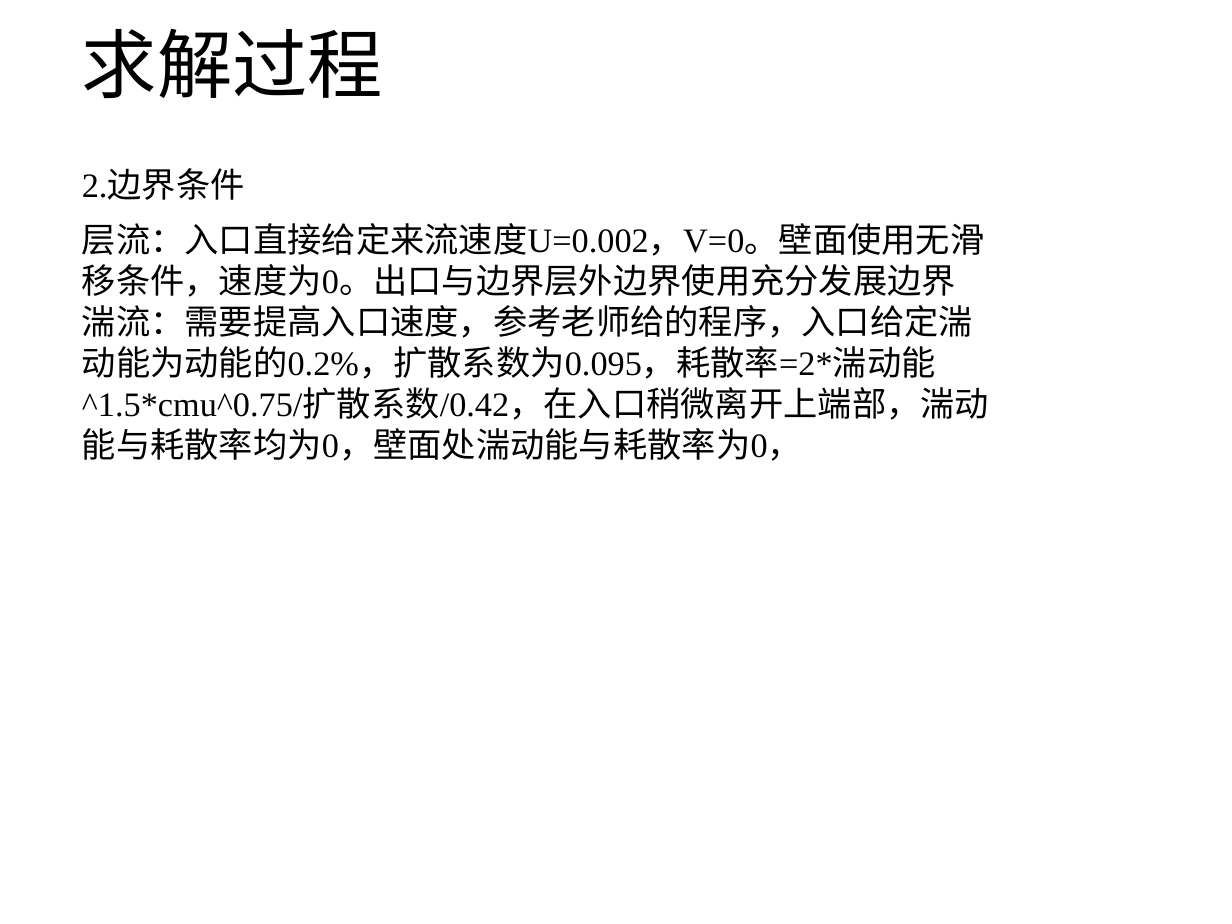
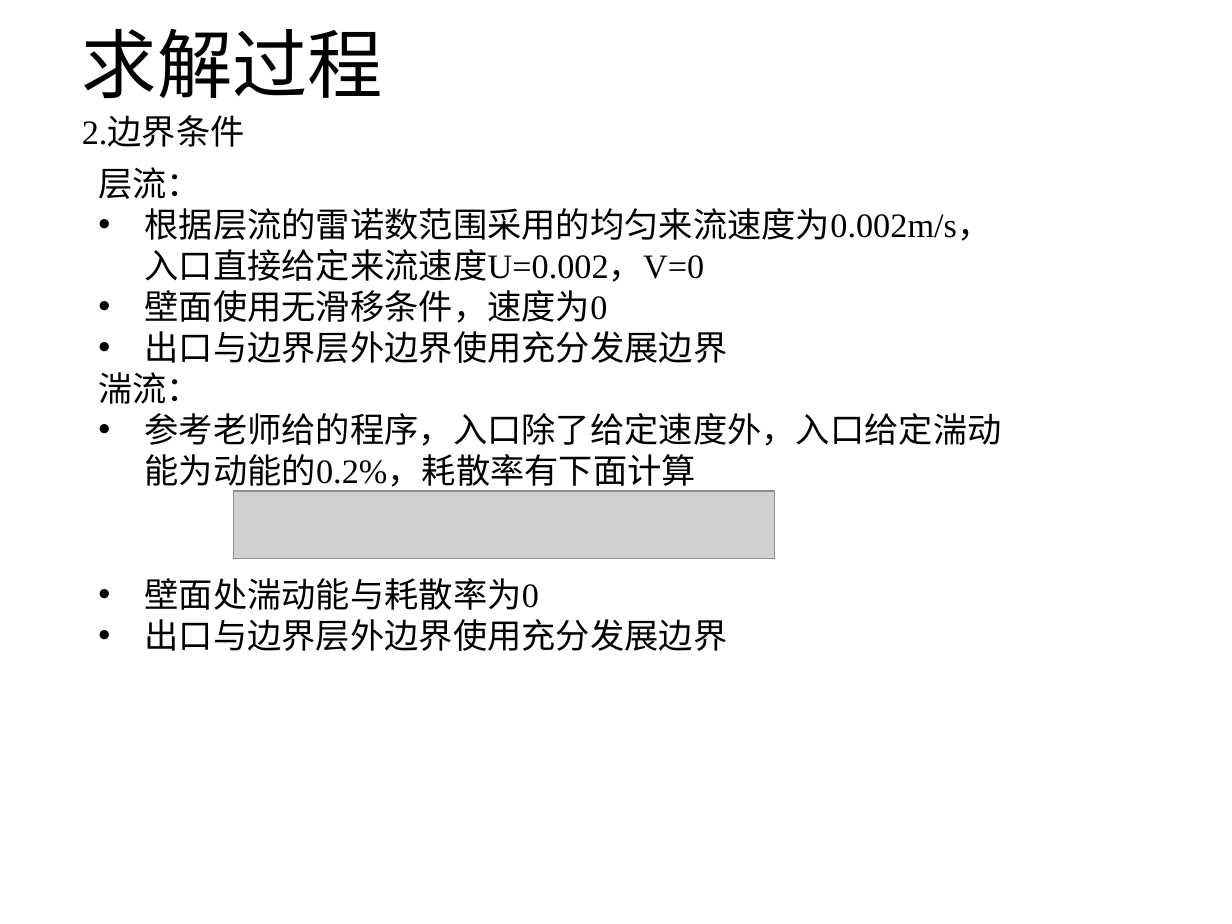
Before and after one commit to hohiroki/homework, a slide deck: slide 10 of NO1/NO1.pptx (slide 7 before the commit). Drawn at 1232x924 pixels with LibreOffice and Linux fonts; fonts in the diff are those of the drawing; grey boxes stand for pictures. Boxes give left, top, right and bottom in pixels: in the first picture for what was removed or moved away, otherwise in the second. Text is boxed around its words. In the diff, an @@ line names an element or a change of style, - is before the commit and + after.

```diff
--- a/NO1/NO1.pptx
+++ b/NO1/NO1.pptx
@@ text "2.边界条件": place and size @@
-text "2.边界条件" at (82,170,245,200)
+text "2.边界条件" at (82,117,245,147)
@@ text at (98,167,1002,651): text changed @@
-层流：入口直接给定来流速度U=0.002，V=0。壁面使用无滑移条件，速度为0。出口与边界层外边界使用充分发展边界
-湍流：需要提高入口速度，参考老师给的程序，入口给定湍动能为动能的0.2%，扩散系数为0.095，耗散率=2*湍动能^1.5*cmu^0.75/扩散系数/0.42，在入口稍微离开上端部，湍动能与耗散率均为0，壁面处湍动能与耗散率为0，
+层流：
+• 根据层流的雷诺数范围采用的均匀来流速度为0.002m/s，入口直接给定来流速度U=0.002，V=0
+• 壁面使用无滑移条件，速度为0
+• 出口与边界层外边界使用充分发展边界
+湍流：
+• 参考老师给的程序，入口除了给定速度外，入口给定湍动能为动能的0.2%，耗散率有下面计算
+• 壁面处湍动能与耗散率为0
+• 出口与边界层外边界使用充分发展边界
@@ picture added at (234,492,775,559) @@
```
Also in this commit, not shown: 7 other slides changed, 3 slides added, 3 other files.
